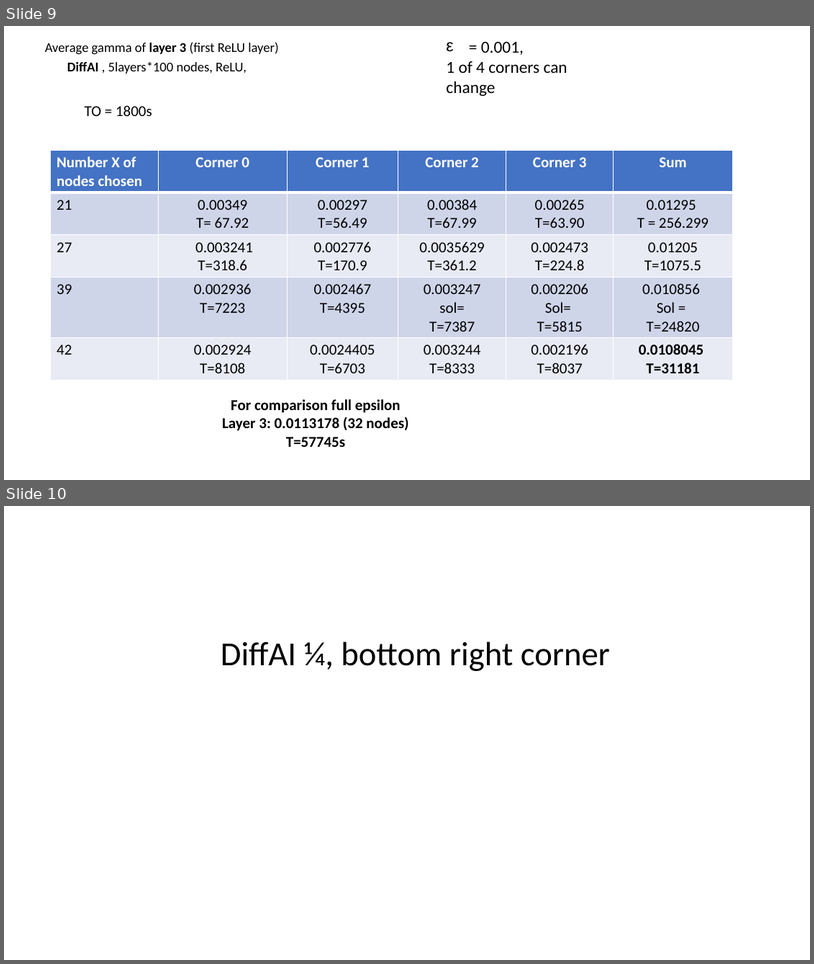
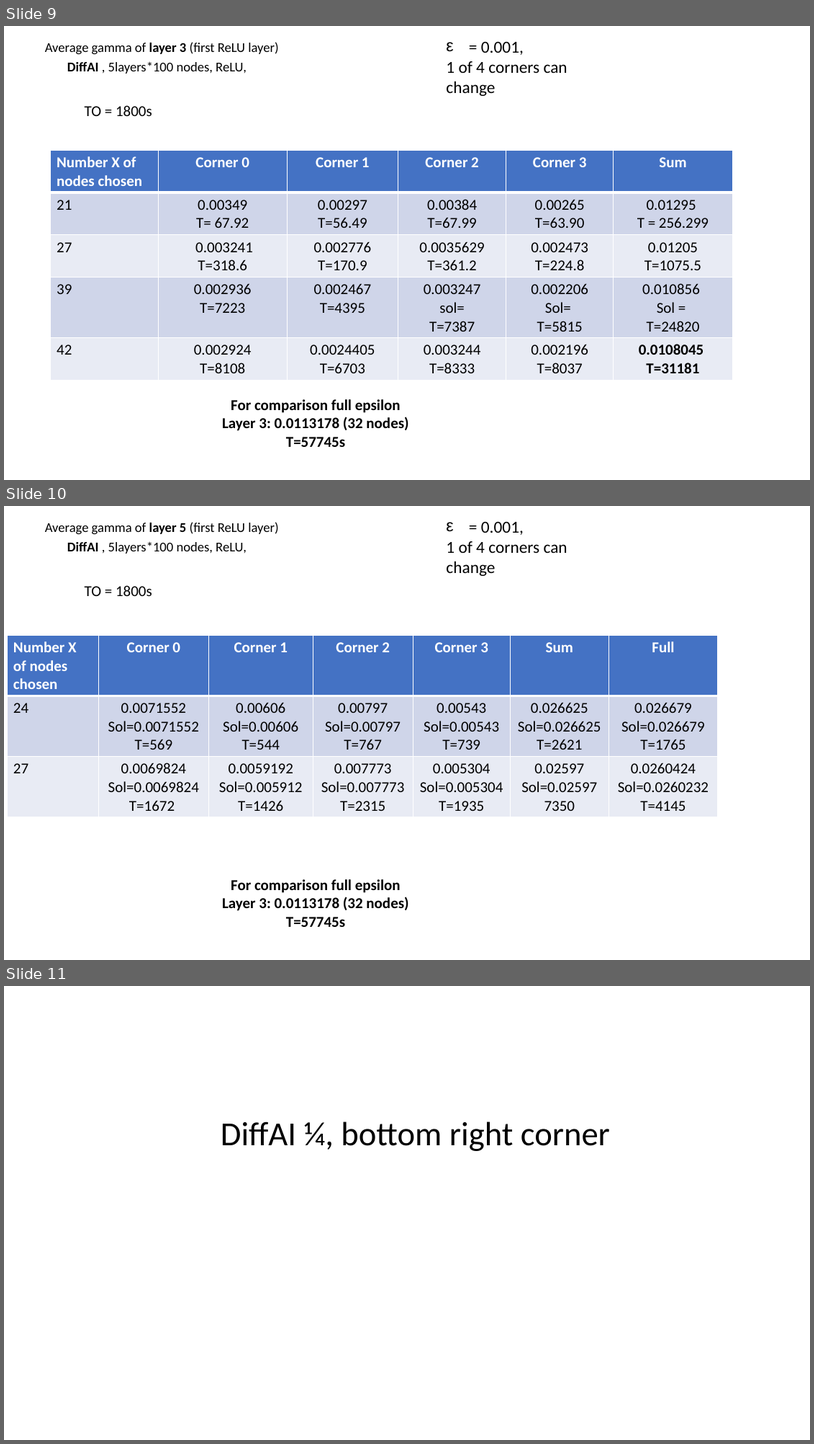
Before and after one commit to blaisegenest/vericompensate, a slide deck: lipschitz/Test.pptx. Shown one above the other, each under a label of ours: slides 9 and 10 before the commit, slides 9, 10 and 11 after it. The pictures are 814x964 and 814x1444 pixels, drawn with LibreOffice and Linux fonts; fonts in the diff are those of the drawing. Boxes give left, top, right and bottom in pixels: in the first picture for what was removed or moved away, otherwise in the second. Text is boxed around its words. In the diff, an @@ line names an element or a change of style, - is before the commit and + after.

Commit message:
update table

```diff
--- a/lipschitz/Test.pptx
+++ b/lipschitz/Test.pptx
@@ slide 10 added at <box>4,506,810,960</box>, background #FFFFFF @@
@@ text added at <box>45,522,278,535</box>, 16 pt, text #000000 @@
+Average gamma of layer 5 (first ReLU layer)
@@ text added at <box>446,522,568,576</box>, 20 pt, text #000000 @@
+ε = 0.001,
+1 of 4 corners can change
@@ text added at <box>67,541,247,554</box>, 16 pt, text #000000 @@
+DiffAI , 5layers*100 nodes, ReLU,
@@ text added at <box>85,585,152,596</box>, 18 pt, text #000000 @@
+TO = 1800s
@@ table added at <box>7,636,718,817</box>, 3 rows, 7 columns @@
+Number X of nodes chosen | Corner 0 | Corner 1 | Corner 2 | Corner 3 | Sum | Full
+24 | 0.0071552 / Sol=0.0071552 / T=569 | 0.00606 / Sol=0.00606 / T=544 | 0.00797 / Sol=0.00797 / T=767 | 0.00543 / Sol=0.00543 / T=739 | 0.026625 / Sol=0.026625 / T=2621 | 0.026679 / Sol=0.026679 / T=1765
+27 | 0.0069824 / Sol=0.0069824 / T=1672 | 0.0059192 / Sol=0.005912 / T=1426 | 0.007773 / Sol=0.007773 / T=2315 | 0.005304 / Sol=0.005304 / T=1935 | 0.02597 / Sol=0.02597 / 7350 | 0.0260424 / Sol=0.0260232 / T=4145
@@ text added at <box>222,879,409,926</box>, 18 pt, text #000000, bold @@
+For comparison full epsilon
+Layer 3: 0.0113178 (32 nodes)
+T=57745s
@@ what was slide 10 is now slide 11 @@
```
